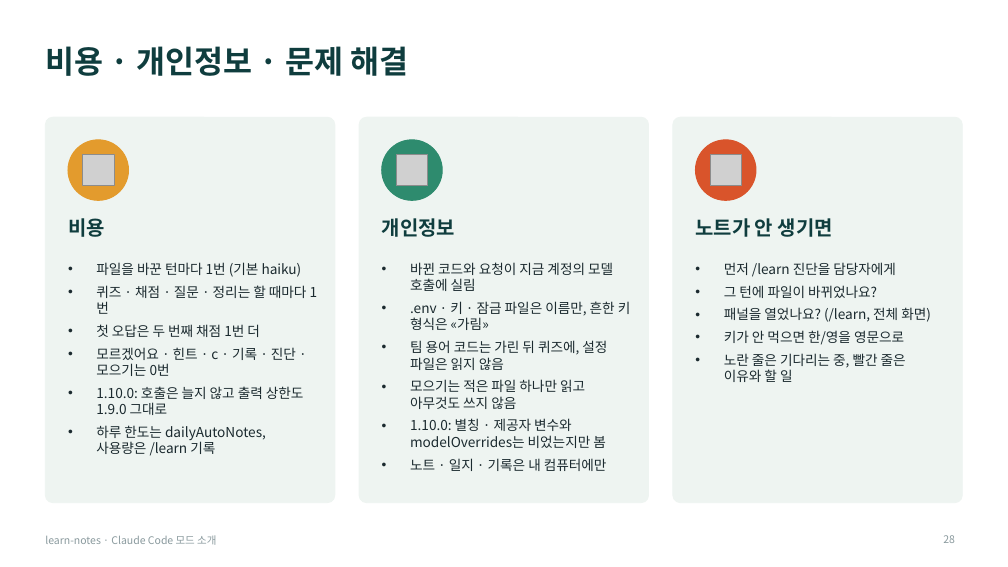
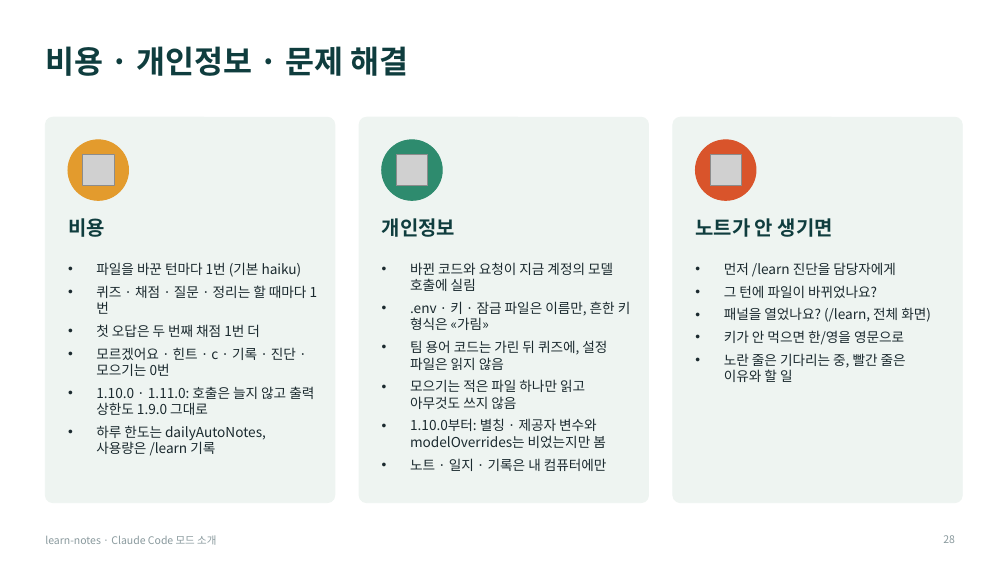
Before and after one commit to Owen-YC/learn-notes, a slide deck: slide 28 of docs/team/learn-notes-intro.pptx. Drawn at 1008x567 pixels with LibreOffice and Linux fonts; fonts in the diff are those of the drawing; grey boxes stand for pictures. Boxes give left, top, right and bottom in pixels: in the first picture for what was removed or moved away, otherwise in the second. Text is boxed around its words. In the diff, an @@ line names an element or a change of style, - is before the commit and + after.

```diff
--- a/docs/team/learn-notes-intro.pptx
+++ b/docs/team/learn-notes-intro.pptx
@@ text at box(96, 386, 314, 415): text changed @@
-• 1.10.0: 호출은 늘지 않고 출력 상한도 1.9.0 그대로
+• 1.10.0 · 1.11.0: 호출은 늘지 않고 출력 상한도 1.9.0 그대로
@@ text at box(410, 418, 606, 448): text changed @@
-• 1.10.0: 별칭 · 제공자 변수와 modelOverrides는 비었는지만 봄
+• 1.10.0부터: 별칭 · 제공자 변수와 modelOverrides는 비었는지만 봄
```
Also in this commit, not shown: 3 other slides changed, 6 other files.
